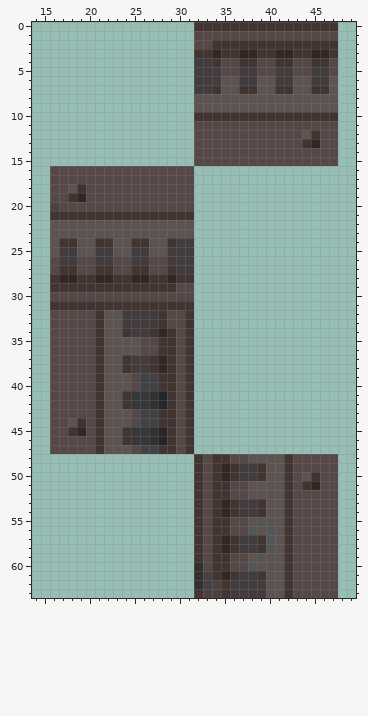
File history of a pixel-art sprite, Resources/Textures/Structures/Walls/solid_rust.rsi/reinf_over3.png. Above: the version before the commit.
The file is 64x64 pixels. Colours within 5 levels of each other are drawn and written as one. Shown: x 14..49, y 0..63.
Once edited:
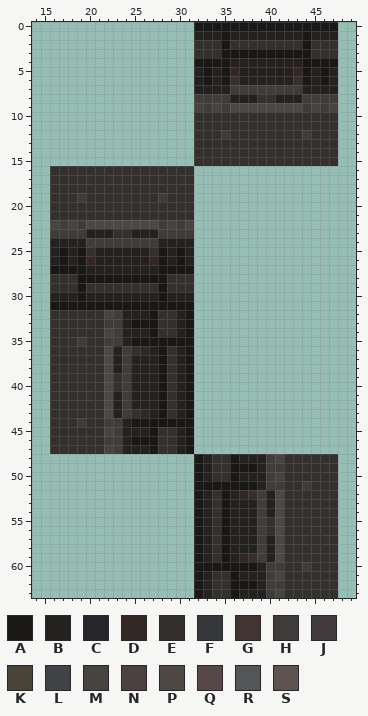
Palette (. is transparent): A #1a1816  B #242220  C #25252a  D #322723  E #33302e  F #36373a  G #423430  H #403c39  J #423c3f  K #4a4338  L #414245  M #474340  N #4d4040  P #4d4843  Q #564847  R #525657  S #5d5451
Edits made:
Changed rows in their new state; - is an unchanged pixel.
first column x 16:
 0 ----------------AAAAAAAAAAAAAAAA
 1 ----------------BBBABBBBBBBBABBB
 2 ----------------EEEAEEEEEEEEAEEE
 3 ----------------EEEAAAAAAAAAAEEE
 4 ----------------AAAABBBBBBBBAAAA
 5 ----------------BABADBBBBBBDABAB
 6 ----------------BABAEBBBBBBEABAB
 7 ----------------BBBBHHHHHHHHBBBB
 8 ----------------HHHHBBBEEBBBHHHH
 9 ----------------MHMHPPPPPPPPHMHM
10 ----------------EEEEEEEEEEEEEEEE
11 ----------------EEEEEEEEEEEEEEEE
12 ----------------EEEHEEEEEEEEHEEE
13 ----------------EEEEEEEEEEEEEEEE
14 ----------------EEEEEEEEEEEEEEEE
15 ----------------EEEEEEEEEEEEEEEE
16 EEEEEEEEEEEEEEEE----------------
17 EEEEEEEEEEEEEEEE----------------
18 EEEEEEEEEEEEEEEE----------------
19 EEEHEEEEEEEEHEEE----------------
20 EEEEEEEEEEEEEEEE----------------
21 EEEEEEEEEEEEEEEE----------------
22 MHMHPPPPPPPPHMHM----------------
23 HHHHBBBEEBBBHHHH----------------
24 BBBBHHHHHHHHBBBB----------------
25 BABAEBBBBBBEABAB----------------
26 BABADBBBBBBDABAB----------------
27 AAAABBBBBBBBAAAA----------------
28 EEEAAAAAAAAAAEEE----------------
29 EEEAEEEEEEEEAEEE----------------
30 BBBABBBBBBBBABBB----------------
31 AAAAAAAAAAAAAAAA----------------
32 EEEEEEMHBBBAEEBA----------------
33 EEEEEEHHBAAAEEBA----------------
34 EEEEEEMHBBBAEEBA----------------
35 EEEHEEHHBAAAAAAA----------------
36 EEEEEEPBHEDBAEBA----------------
37 EEEEEEPBHBBBAEBA----------------
38 EEEEEEPBHBBBAEBA----------------
39 EEEEEEPEHBBBAEBA----------------
40 EEEEEEPEHBBBAEBA----------------
41 EEEEEEPBHBBBAEBA----------------
42 EEEEEEPBHBBBAEBA----------------
43 EEEEEEPBHEDBAEBA----------------
44 EEEHEEHHBAAAAAAA----------------
45 EEEEEEMHBBBAEEBA----------------
46 EEEEEEHHBAAAEEBA----------------
47 EEEEEEMHBBBAEEBA----------------
48 ----------------ABEEABBBHMEEEEEE
49 ----------------ABEEAAABHHEEEEEE
50 ----------------ABEEABBBHMEEEEEE
51 ----------------AAAAAAABHHEEHEEE
52 ----------------ABEABDEHBPEEEEEE
53 ----------------ABEABBBHBPEEEEEE
54 ----------------ABEABBBHBPEEEEEE
55 ----------------ABEABBBHEPEEEEEE
56 ----------------ABEABBBHEPEEEEEE
57 ----------------ABEABBBHBPEEEEEE
58 ----------------ABEABBBHBPEEEEEE
59 ----------------ABEABDEHBPEEEEEE
60 ----------------AAAAAAABHHEEHEEE
61 ----------------ABEEABBBHMEEEEEE
62 ----------------ABEEAAABHHEEEEEE
63 ----------------ABEEABBBHMEEEEEE
